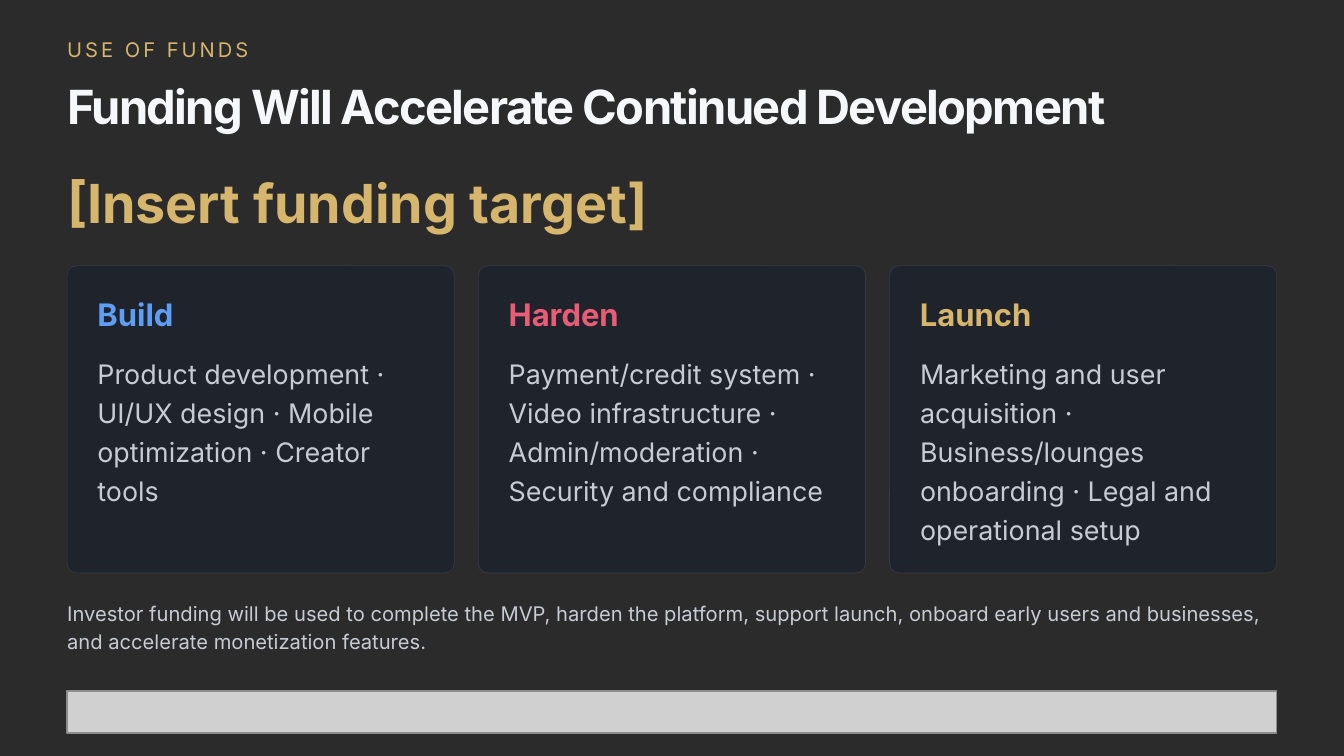
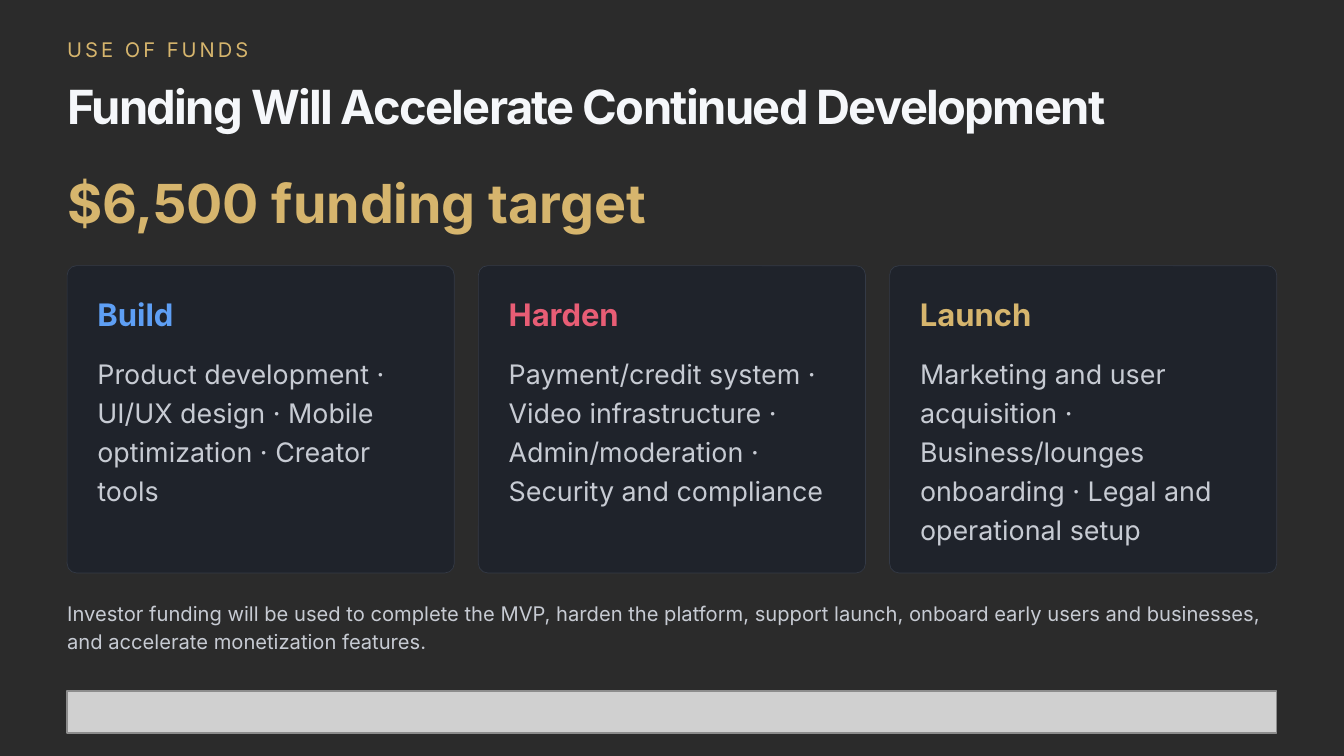
Before and after one commit to djmichaelmartin-cmd/Hookah-Buddys, a slide deck: slide 15 of artifacts/web/public/downloads/HookahBuddys-Investor-Pitch-Deck.pptx. Drawn at 1344x756 pixels with LibreOffice and Linux fonts; fonts in the diff are those of the drawing; grey boxes stand for pictures; background and template pictures are left out; a plain dark background stands for a picture behind light text. Boxes give left, top, right and bottom in pixels: in the first picture for what was removed or moved away, otherwise in the second. Text is boxed around its words. In the diff, an @@ line names an element or a change of style, - is before the commit and + after.

```diff
--- a/artifacts/web/public/downloads/HookahBuddys-Investor-Pitch-Deck.pptx
+++ b/artifacts/web/public/downloads/HookahBuddys-Investor-Pitch-Deck.pptx
@@ text at bbox=[67, 178, 646, 235]: text changed @@
-[Insert funding target]
+$6,500 funding target
```
Also in this commit, not shown: 2 other slides changed, 5 other files.
